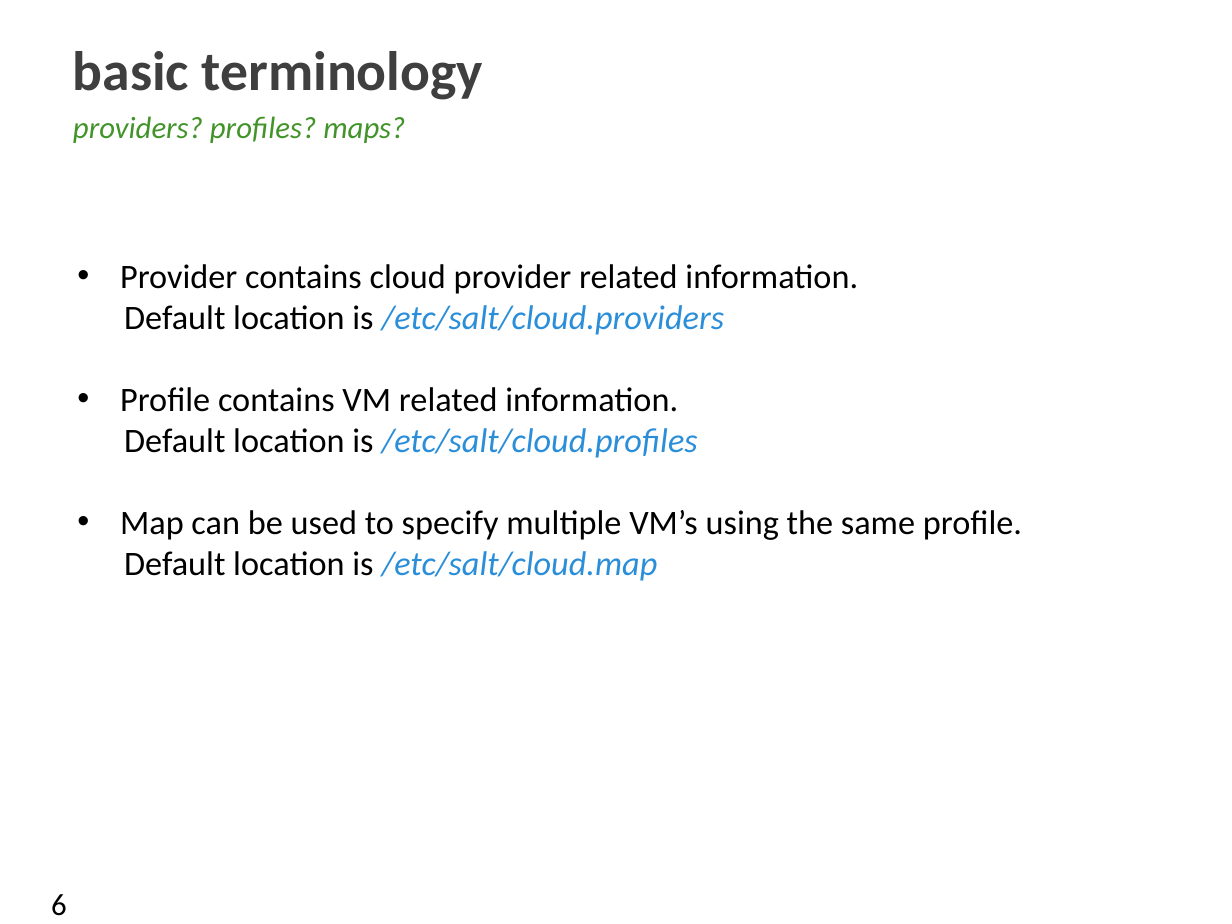
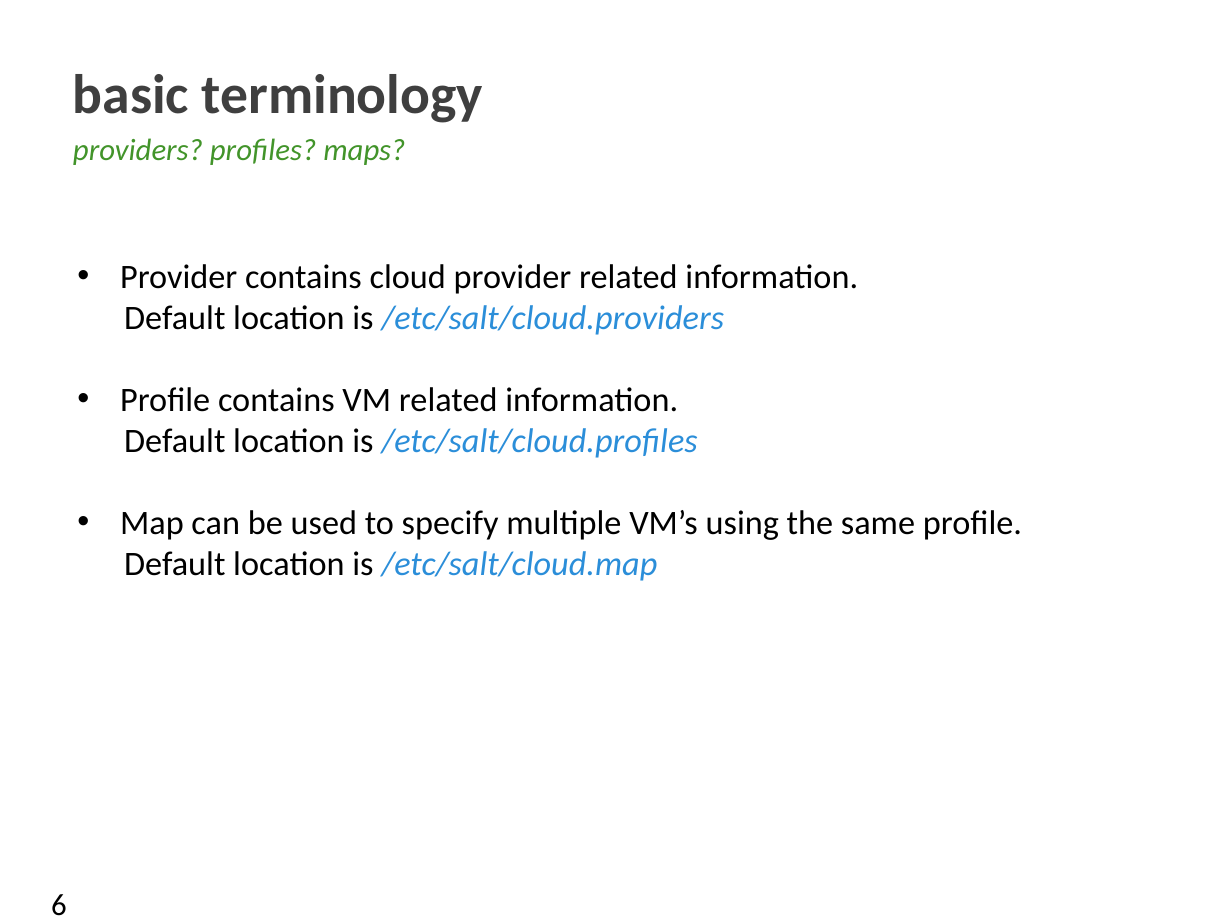
Before and after one commit to nmadhok/oSC16, a slide deck: slide 6 of PPT/Managing VMware infrastructure using salt-cloud.pptx. Drawn at 1232x924 pixels with LibreOffice and Linux fonts; fonts in the diff are those of the drawing; background and template pictures are left out. Boxes give left, top, right and bottom in pixels: in the first picture for what was removed or moved away, otherwise in the second. Text is boxed around its words. In the diff, an @@ line names an element or a change of style, - is before the commit and + after.

```diff
--- a/PPT/Managing VMware infrastructure using salt-cloud.pptx
+++ b/PPT/Managing VMware infrastructure using salt-cloud.pptx
@@ text "basic terminology": place and size @@
-text "basic terminology" at [73, 51, 483, 100]
+text "basic terminology" at [73, 74, 483, 123]
@@ text "providers? profiles? maps?": place and size @@
-text "providers? profiles? maps?" at [73, 116, 405, 143]
+text "providers? profiles? maps?" at [73, 138, 405, 165]
```
Also in this commit, not shown: 4 other slides changed, 1 other file.
